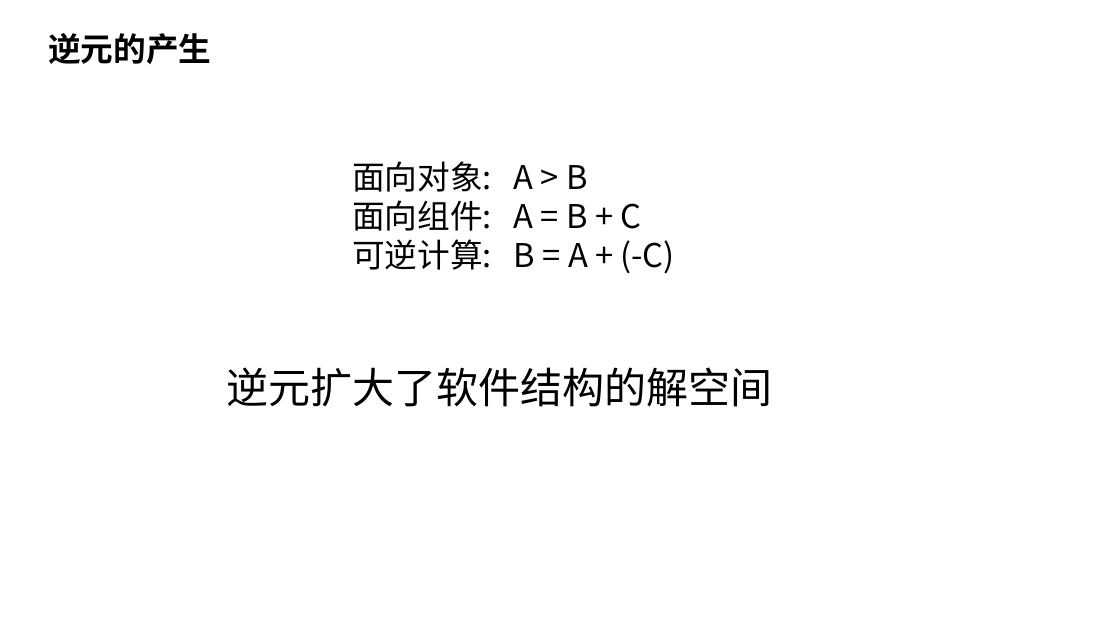
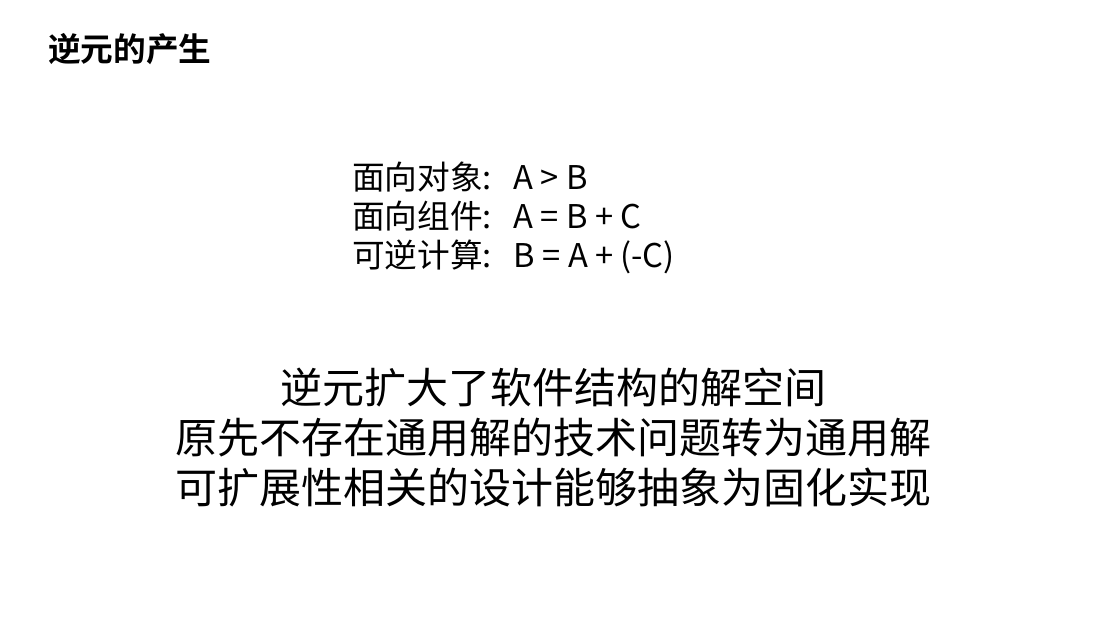
Before and after one commit to nop-platform/nop-entropy-docs, a slide deck: slide 10 of src/ppt/theory-of-reversible-computation.pptx. Drawn at 1120x630 pixels with LibreOffice and Linux fonts; fonts in the diff are those of the drawing. Boxes give left, top, right and bottom in pixels: in the first picture for what was removed or moved away, otherwise in the second. Text is boxed around its words. In the diff, an @@ line names an element or a change of style, - is before the commit and + after.

```diff
--- a/src/ppt/theory-of-reversible-computation.pptx
+++ b/src/ppt/theory-of-reversible-computation.pptx
@@ text at <box>175,417,931,507</box>: paragraphs added @@
+原先不存在通用解的技术问题转为通用解
+可扩展性相关的设计能够抽象为固化实现
```
Also in this commit, not shown: 15 other slides changed.
